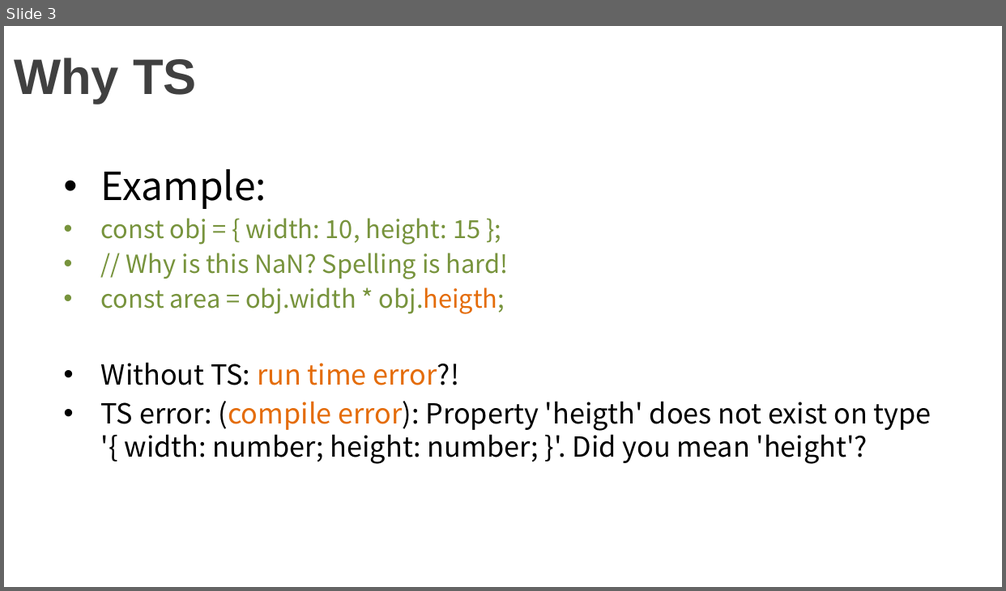
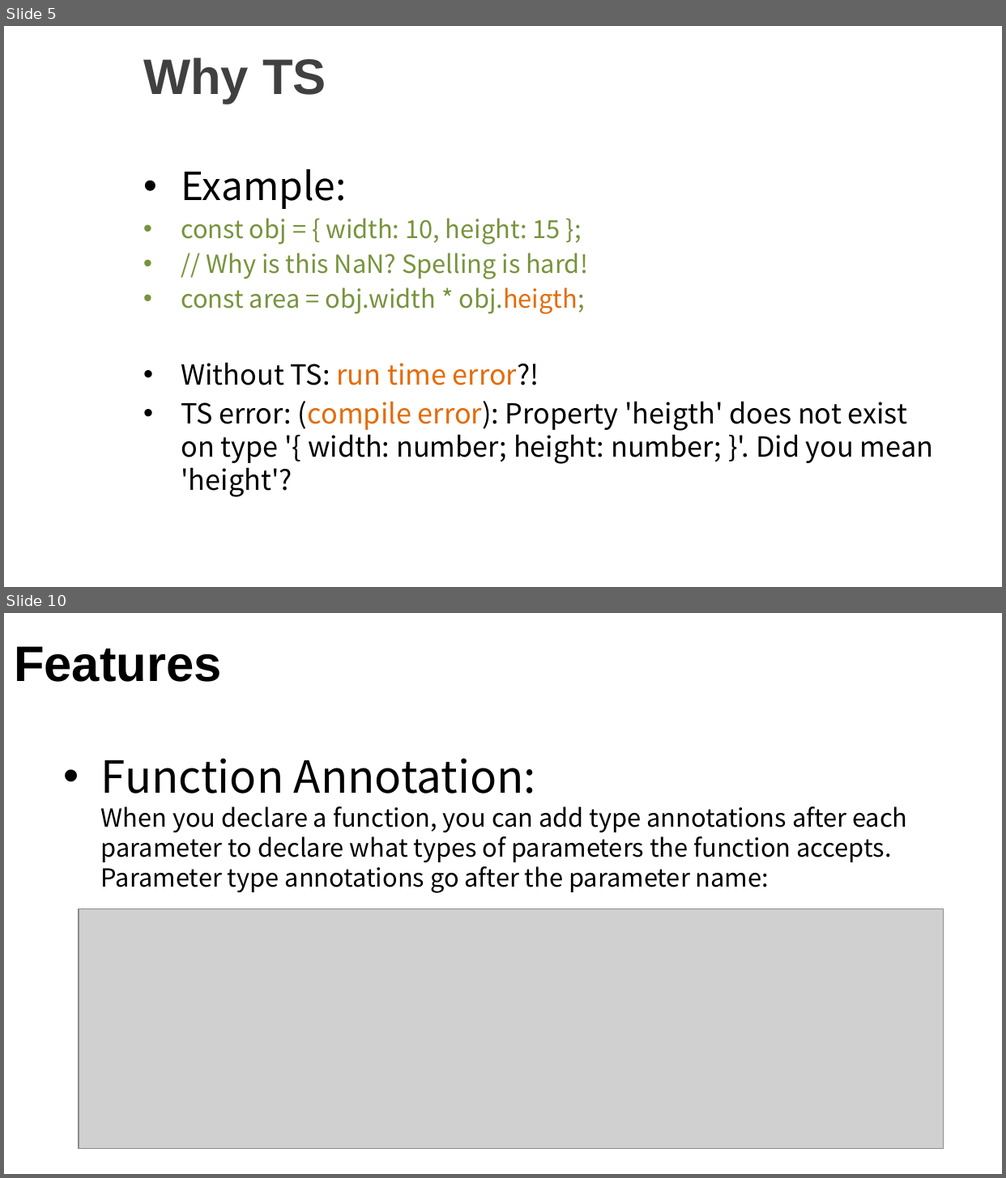
Before and after one commit to kingofday/ReactTS, a slide deck: docs/pres1.pptx. Shown one above the other, each under a label of ours: slide 3 before the commit, slides 5 and 10 after it; the slides between them are not shown. The pictures are 1006x591 and 1006x1178 pixels, drawn with LibreOffice and Linux fonts; fonts in the diff are those of the drawing; grey boxes stand for pictures; background and template pictures are left out. Boxes give left, top, right and bottom in pixels: in the first picture for what was removed or moved away, otherwise in the second. Text is boxed around its words. In the diff, an @@ line names an element or a change of style, - is before the commit and + after.

```diff
--- a/docs/pres1.pptx
+++ b/docs/pres1.pptx
@@ slide 10 added at (x1=4, y1=613, x2=1002, y2=1174), background picture (left out) @@
@@ title added at (x1=14, y1=646, x2=222, y2=682), 36 pt, text #000000, bold @@
+Features
@@ text added at (x1=101, y1=758, x2=907, y2=893), 18 pt, text #000000 @@
+• Function Annotation:
+  When you declare a function, you can add type annotations after each parameter to declare what types of parameters the function accepts. Parameter type annotations go after the parameter name:
@@ picture added at (x1=79, y1=909, x2=943, y2=1149) @@
@@ what was slide 3 is now slide 5 @@
@@ slide 5 changed as well @@
@@ title "Why TS" moved from (x1=14, y1=58, x2=197, y2=103) to (x1=143, y1=58, x2=326, y2=103) @@
@@ text "Example:" rewrapped from (x1=101, y1=169, x2=931, y2=464) to (x1=181, y1=169, x2=933, y2=497) @@
```
Also in this commit, not shown: 2 other slides changed, 19 other slides added, 1 slide removed.
